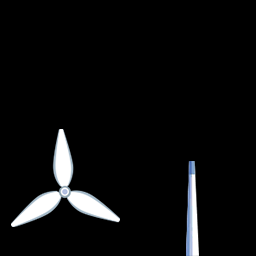
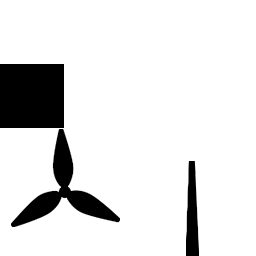
Revision of a layered 256 × 256 image; what changed, layer by layer:
hid "WindmillB" over [11, 129, 120, 227]
hid "WindmillA" over [186, 161, 199, 256]
showed "레이어 2" over [11, 129, 120, 227]
showed "레이어 3" over [186, 161, 199, 256]
hid "레이어 1" over [0, 0, 256, 256]
